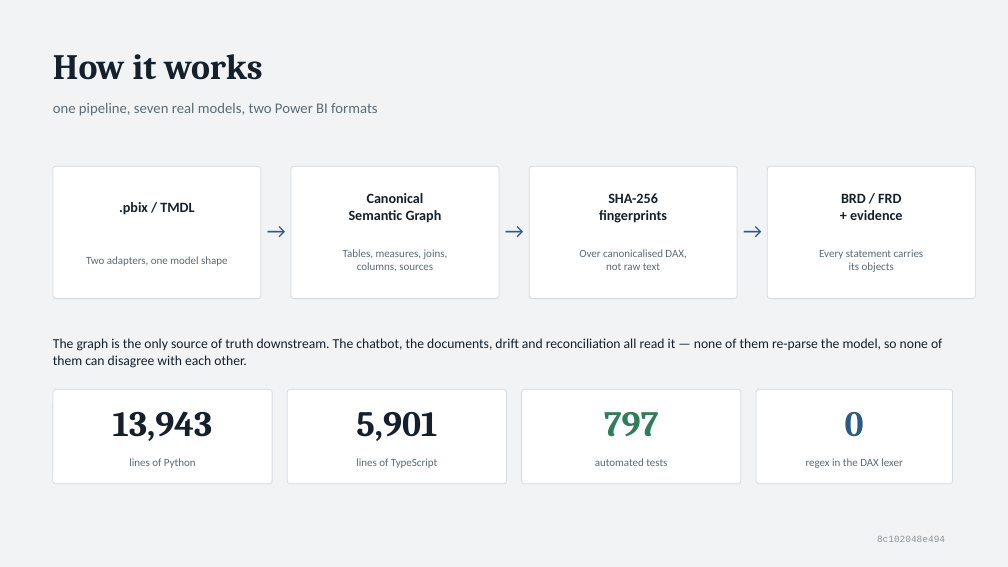
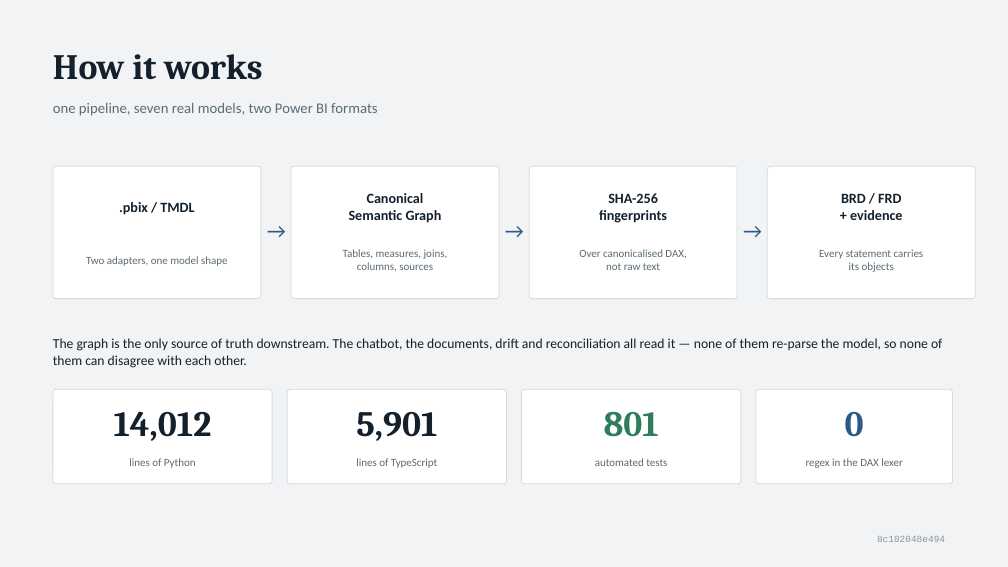
Before and after one commit to ankith2409-web/NOVO_NORDISK, a slide deck: slide 4 of docs/Concordance-deck.pptx. Drawn at 1008x567 pixels with LibreOffice and Linux fonts; fonts in the diff are those of the drawing. Boxes give left, top, right and bottom in pixels: in the first picture for what was removed or moved away, otherwise in the second. Text is boxed around its words. In the diff, an @@ line names an element or a change of style, - is before the commit and + after.

```diff
--- a/docs/Concordance-deck.pptx
+++ b/docs/Concordance-deck.pptx
@@ text at [114, 411, 212, 441]: text changed @@
-13,943
+14,012
@@ text at [604, 411, 659, 437]: text changed @@
-797
+801
```
Also in this commit, not shown: 2 other slides changed, 5 other files.
